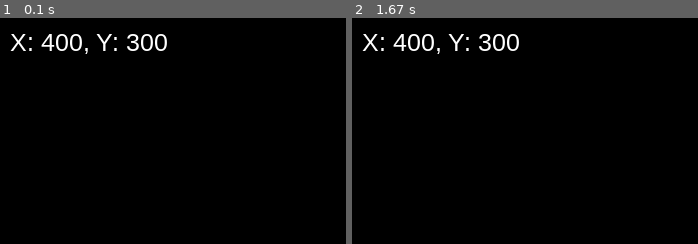
Above: before the commit, frames 1-2 (left to right).
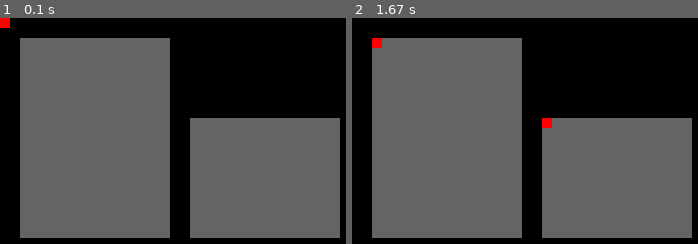
Above: after the commit, the same moments.

Repository: 9950ESA/nc-control-example
Game: pygame game, started from simulator.py
Same seed, same stepped clock (60 frames per second), same inputs: the game is played once before the commit and once after it.
Inputs:
- Up to frame 1 (0.1 s): no input
- Up to frame 2 (1.67 s): no input

The runs differ from the first frame. In frame 1, 62% of the frame differs, in the area x 0-99%, y 0-98%; in frame 2, 62%.

Commit message:
versio 2

Diff:
--- /dev/null
+++ b/client.py
@@ -0,0 +1,36 @@
+import socket
+
+def send_move_command(x, y, z):
+    with socket.socket(socket.AF_INET, socket.SOCK_STREAM) as s:
+        s.connect(("localhost", 12345))
+        command = f"MOVE {x} {y} {z}"
+        s.sendall(command.encode())
+        response = s.recv(1024).decode()
+        print("Received:", response)
+
+def get_position():
+    with socket.socket(socket.AF_INET, socket.SOCK_STREAM) as s:
+        s.connect(("localhost", 12345))
+        command = "GET_POSITION"
+        s.sendall(command.encode())
+        response = s.recv(1024).decode()
+        print("Received:", response)
+
+if __name__ == "__main__":
+    while True:
+        try:
+            action = input("Enter 'move' to send MOVE command or 'get' to get current position: ").strip().lower()
+            if action == "move":
+                x = float(input("Enter x coordinate: "))
+                y = float(input("Enter y coordinate: "))
+                z = float(input("Enter z coordinate: "))
+                send_move_command(x, y, z)
+            elif action == "get":
+                get_position()
+            else:
+                print("Invalid action. Please enter 'move' or 'get'.")
+        except ValueError:
+            print("Please enter valid numbers.")
+        except KeyboardInterrupt:
+            print("\nClient exiting.")
+            break
--- a/physics.py
+++ b/physics.py
@@ -1,3 +1,5 @@
+# FILE: physics.py
+
 import time
 
 class PhysicsSimulation:
@@ -5,26 +7,30 @@
         self.x = x
         self.y = y
         self.z = z
+        self.target_x = x
+        self.target_y = y
+        self.target_z = z
 
     def move_to(self, new_x, new_y, new_z):
-        while True:
-            if self.x < new_x:
-                self.x += 1
-            elif self.x > new_x:
-                self.x -= 1
-            if self.y < new_y:
-                self.y += 1
-            elif self.y > new_y:
-                self.y -= 1
-            if self.z < new_z:
-                self.z += 1
-            elif self.z > new_z:
-                self.z -= 1
-            if self.x == new_x and self.y == new_y and self.z == new_z:
-                break
-            print(f"Current position {self.x}, {self.y}, {self.z}")
-            time.sleep(0.05)
+        self.target_x = new_x
+        self.target_y = new_y
+        self.target_z = new_z
 
+    def update(self):
+        if self.x < self.target_x:
+            self.x += 1
+        elif self.x > self.target_x:
+            self.x -= 1
+        if self.y < self.target_y:
+            self.y += 1
+        elif self.y > self.target_y:
+            self.y -= 1
+        if self.z < self.target_z:
+            self.z += 1
+        elif self.z > self.target_z:
+            self.z -= 1
+        print(f"Current position {self.x}, {self.y}, {self.z}")
+        time.sleep(0.05)
 # Example usage:
 if __name__ == "__main__":
     sim = PhysicsSimulation()
--- a/printer.py
+++ /dev/null
@@ -1,101 +0,0 @@
-import pygame
-import threading
-import queue
-import time
-import socket
-
-# Constants for the screen and printer
-SCREEN_WIDTH, SCREEN_HEIGHT = 800, 600
-PRINTER_START = (400, 300)
-
-# Shared queues
-ui_to_physics = queue.Queue()  # Commands for the physics thread
-physics_to_ui = queue.Queue()  # Updates for the UI
-socket_to_physics = queue.Queue()  # Commands from the socket thread
-
-def ui_thread():
-    pygame.init()
-    screen = pygame.display.set_mode((SCREEN_WIDTH, SCREEN_HEIGHT))
-    pygame.display.set_caption("Printer Animation")
-    clock = pygame.time.Clock()
-    printer_position = PRINTER_START
-
-    running = True
-    while running:
-        for event in pygame.event.get():
-            if event.type == pygame.QUIT:
-                running = False
-
-        # Check for updates from physics
-        try:
-            printer_position = physics_to_ui.get_nowait()
-        except queue.Empty:
-            pass
-
-        # Clear screen and draw printer
-        screen.fill((30, 30, 30))
-        pygame.draw.circle(screen, (0, 255, 0), printer_position, 10)
-        pygame.display.flip()
-        clock.tick(30)
-    pygame.quit()
-
-def physics_thread():
-    position = list(PRINTER_START)
-    target = list(PRINTER_START)
-
-    while True:
-        try:
-            # Handle new commands from UI
-            command = ui_to_physics.get_nowait()
-            if command["action"] == "move":
-                target = command["target"]
-        except queue.Empty:
-            pass
-
-        try:
-            # Handle new commands from socket
-            command = socket_to_physics.get_nowait()
-            if command["action"] == "move":
-                target = command["target"]
-        except queue.Empty:
-            pass
-
-        # Simple physics: move towards the target
-        if position != target:
-            for i in range(2):
-                if position[i] < target[i]:
-                    position[i] += 1
-                elif position[i] > target[i]:
-                    position[i] -= 1
-
-                # Ensure the position stays within the screen boundaries
-                position[i] = max(0, min(position[i], SCREEN_WIDTH if i == 0 else SCREEN_HEIGHT))
-
-            # Send updates to the UI thread
-            physics_to_ui.put(tuple(position))
-
-        time.sleep(0.01)
-
-def socket_thread():
-    server_socket = socket.socket(socket.AF_INET, socket.SOCK_STREAM)
-    server_socket.bind(("localhost", 12345))
-    server_socket.listen(5)
-
-    while True:
-        client_socket, _ = server_socket.accept()
-        with client_socket:
-            data = client_socket.recv(1024).decode()
-            if data.startswith("MOVE"):
-                _, x, y = data.split()
-                socket_to_physics.put({"action": "move", "target": (int(x), int(y))})
-
-# Start the threads
-ui = threading.Thread(target=ui_thread)
-physics = threading.Thread(target=physics_thread)
-socket_comm = threading.Thread(target=socket_thread, daemon=True)
-
-ui.start()
-physics.start()
-socket_comm.start()
-
-ui.join()
--- a/simulator.py
+++ b/simulator.py
@@ -3,20 +3,15 @@
 import queue
 import time
 import socket
+from physics import PhysicsSimulation
+from printer_ui import printer_ui
 
-# Constants for the screen and printer
 SCREEN_WIDTH, SCREEN_HEIGHT = 800, 600
 PRINTER_START = (400, 300)
 
-# Shared queues
-physics_to_ui = queue.Queue()  # Updates for the UI
-socket_to_physics = queue.Queue()  # Commands from the socket thread
-physics_to_scocket = queue.Queue()  # Commands for the physics thread
-
-def send_move_command(x, y):
-    with socket.socket(socket.AF_INET, socket.SOCK_STREAM) as s:
-        s.connect(("localhost", 12345))
-        s.sendall(f"MOVE {x} {y}".encode())
+physics_to_ui = queue.Queue()
+socket_to_physics = queue.Queue()
+physics_to_scocket = queue.Queue()
 
 def ui_thread():
     from printer_ui import printer_ui
@@ -25,49 +20,89 @@
     # Set up the display
     width, height = 800, 600
     screen = pygame.display.set_mode((width, height))
-    pygame.display.set_caption("Control the Printer")
+    pygame.display.set_caption("Moving Box Animation")
     printer_view = printer_ui()
-    x = 400
-    y = 300
-    z = 0
-    go_right = True
 
-    # Initialize font
-    pygame.font.init()
-    font = pygame.font.SysFont('Arial', 25)
-
-    # Main game loop
     running = True
     while running:
         for event in pygame.event.get():
             if event.type == pygame.QUIT:
                 running = False
-            elif event.type == pygame.KEYDOWN:
-                if event.key == pygame.K_RIGHT:
-                    x = min(x + 10, width)
-                elif event.key == pygame.K_LEFT:
-                    x = max(x - 10, 0)
-                elif event.key == pygame.K_UP:
-                    y = max(y - 10, 0)
-                elif event.key == pygame.K_DOWN:
-                    y = min(y + 10, height)
-                send_move_command(x, y)
 
-        # Clear the screen
+        # Fill the screen with black
         screen.fill((0, 0, 0))
 
-        # Render the text
-        text_surface = font.render(f'X: {x}, Y: {y}', True, (255, 255, 255))
-        screen.blit(text_surface, (10, 10))
+        # Check for updates from physics
+        try:
+            x, y, z = physics_to_ui.get_nowait()
+            printer_view.move_to(x, y, z)
+        except queue.Empty:
+            pass
 
-        # Handle other UI updates here
+        # Draw the updated view
+        printer_view.draw(screen)
 
         # Update the display
         pygame.display.flip()
 
+        # Cap the frame rate
+        pygame.time.Clock().tick(60)
+
     pygame.quit()
 
-# Start the UI thread
+
+def physics_thread():
+    sim = PhysicsSimulation()
+    while True:
+        try:
+            command = socket_to_physics.get_nowait()
+
+            if command["action"] == "move":
+                x, y, z = command["target"]
+                sim.move_to(x, y, z)
+
+            if command["action"] == "getpos":
+                physics_to_scocket.put((sim.x, sim.y, sim.z))
+
+        except queue.Empty:
+            pass
+        sim.update()
+        physics_to_ui.put((sim.x, sim.y, sim.z))
+
+def socket_thread():
+    server_socket = socket.socket(socket.AF_INET, socket.SOCK_STREAM)
+    server_socket.bind(("localhost", 12345))
+    server_socket.listen(5)
+
+    while True:
+        client_socket, _ = server_socket.accept()
+
+        with client_socket:
+            data = client_socket.recv(1024).decode()
+
+            if data.startswith("MOVE"):
+                _, x, y, z = data.split()
+                socket_to_physics.put({"action": "move", "target": (float(x), float(y), float(z))})
+                response = "OK"
+                client_socket.sendall(response.encode())
+
+            elif data == "GET_POSITION":
+                try:
+                    socket_to_physics.put({"action": "getpos"})
+                    x, y, z = physics_to_scocket.get_nowait()
+                    response = f"POSITION {x} {y} {z}"
+                    print(response)
+                    client_socket.sendall(response.encode())
+                except queue.Empty:
+                    response = "POSITION not available"
+                    client_socket.sendall(response.encode())
+
 ui = threading.Thread(target=ui_thread)
+physics = threading.Thread(target=physics_thread)
+socket_comm = threading.Thread(target=socket_thread, daemon=True)
+
 ui.start()
+physics.start()
+socket_comm.start()
+
 ui.join()
Not shown, changed: start.bat
